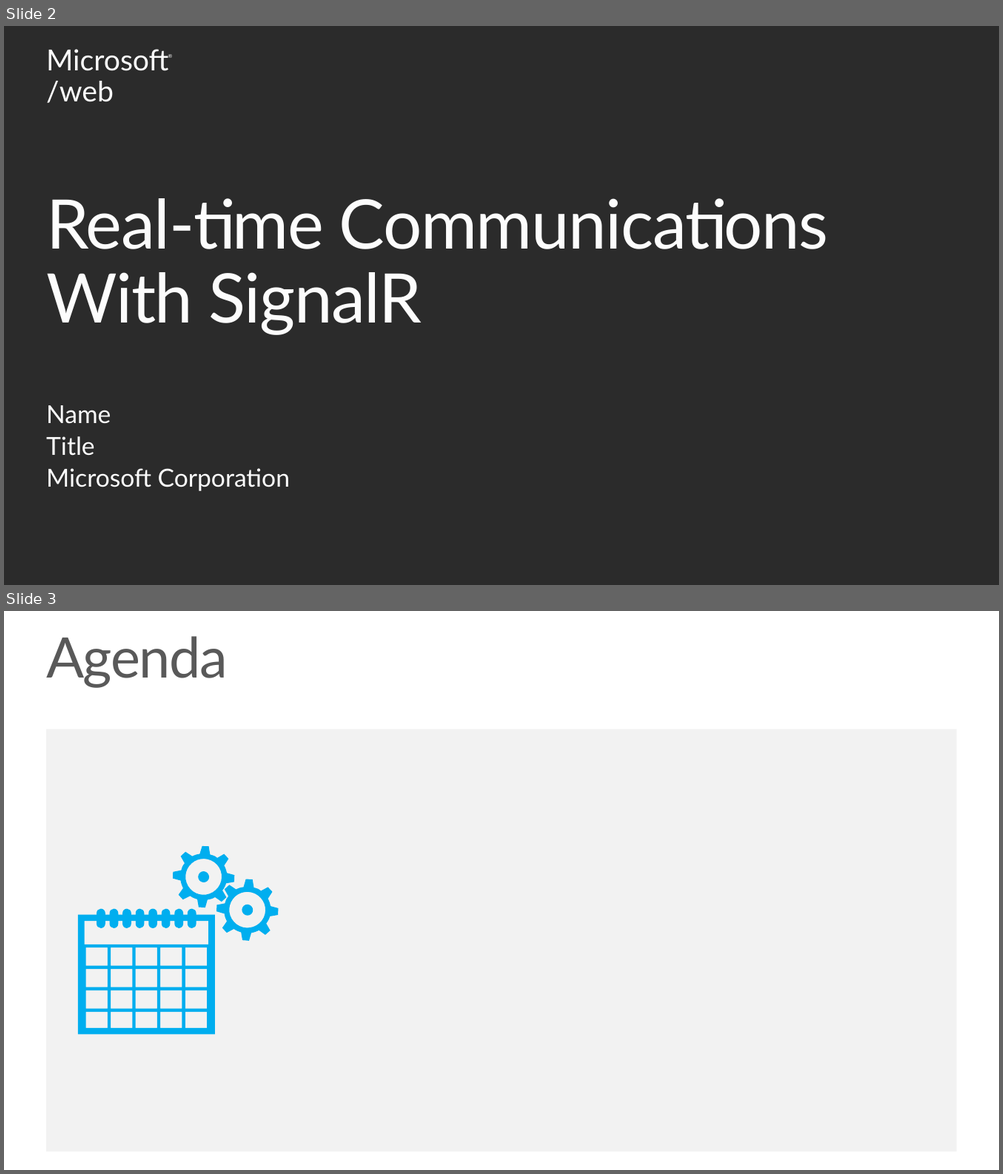
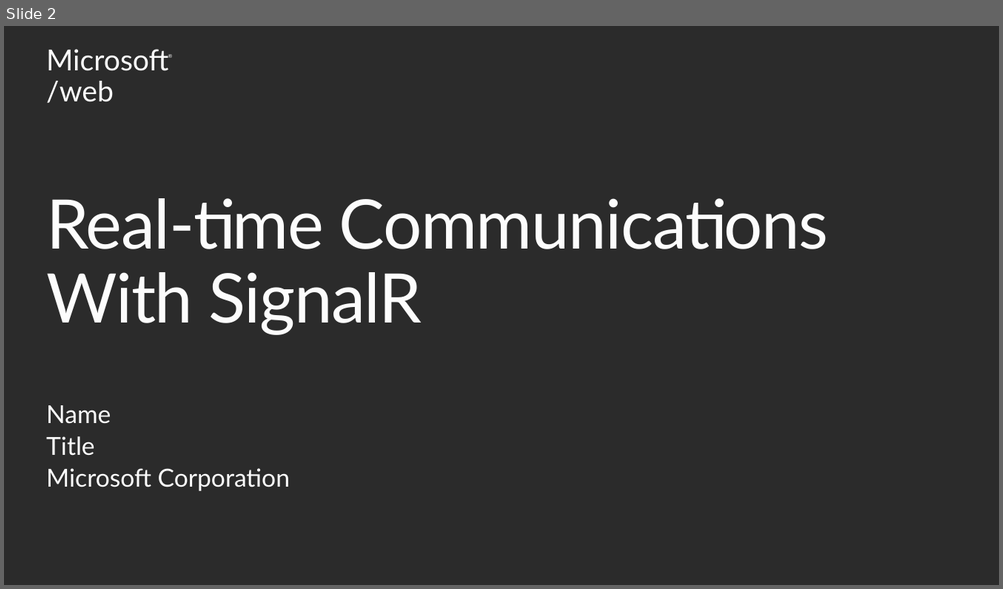
Before and after one commit to Microsoft-Web/PRESENTATION-RealtimeCommunicationsWithSignalR, a slide deck: RealtimeCommunicationsWithSignalR.pptx. Shown one above the other, each under a label of ours: slides 2 and 3 before the commit, slide 2 after it. The pictures are 1003x1174 and 1003x589 pixels, drawn with LibreOffice and Linux fonts; fonts in the diff are those of the drawing; background and template pictures are left out; a plain dark background stands for a picture behind light text. Boxes give left, top, right and bottom in pixels: in the first picture for what was removed or moved away, otherwise in the second. Text is boxed around its words. In the diff, an @@ line names an element or a change of style, - is before the commit and + after.

```diff
--- a/RealtimeCommunicationsWithSignalR.pptx
+++ b/RealtimeCommunicationsWithSignalR.pptx
@@ slide 3 removed at bbox=[4, 611, 999, 1170], background #FFFFFF @@
@@ title removed at bbox=[46, 636, 227, 688] @@
-Agenda
@@ rectangle removed at bbox=[46, 729, 956, 1152] @@
@@ freeform shape removed at bbox=[78, 846, 278, 1035] @@
```
Also in this commit, not shown: 6 slides added, 1 other file.
